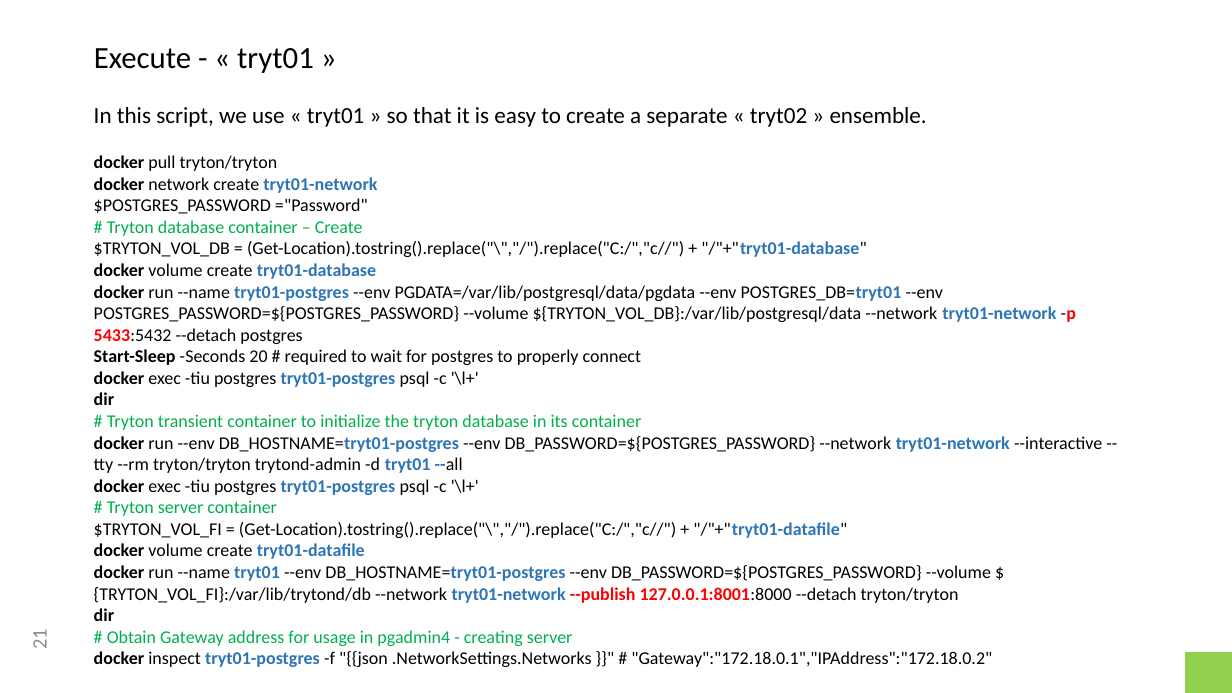
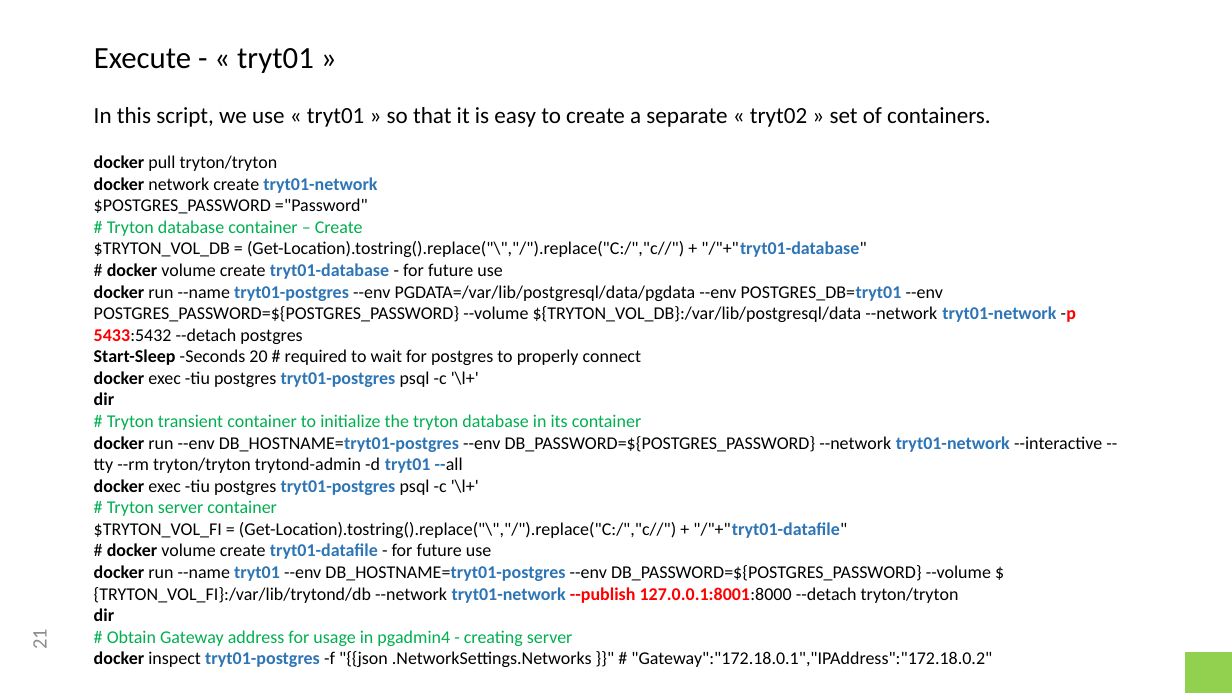
Before and after one commit to clixwise/tryton-by-example, a slide deck: slide 21 of Tryton 5.8 - Doc 00.01 - Installation & administration.pptx. Drawn at 1232x693 pixels with LibreOffice and Linux fonts; fonts in the diff are those of the drawing. Boxes give left, top, right and bottom in pixels: in the first picture for what was removed or moved away, otherwise in the second. Text is boxed around its words. In the diff, an @@ line names an element or a change of style, - is before the commit and + after.

```diff
--- a/Tryton 5.8 - Doc 00.01 - Installation & administration.pptx
+++ b/Tryton 5.8 - Doc 00.01 - Installation & administration.pptx
@@ text at [94,107,991,127]: text changed @@
-In this script, we use « tryt01 » so that it is easy to create a separate « tryt02 » ensemble.
+In this script, we use « tryt01 » so that it is easy to create a separate « tryt02 » set of containers.
@@ text at [94,198,866,279]: text changed @@
-$POSTGRES_PASSWORD ="Password"
-# Tryton database container – Create
-$TRYTON_VOL_DB = (Get-Location).tostring().replace("\","/").replace("C:/","c//") + "/"+"tryt01-database"
-docker volume create tryt01-database
+$POSTGRES_PASSWORD ="Password"
+# Tryton database container – Create
+$TRYTON_VOL_DB = (Get-Location).tostring().replace("\","/").replace("C:/","c//") + "/"+"tryt01-database"
+# docker volume create tryt01-database - for future use
@@ text at [94,500,847,559]: text changed @@
-# Tryton server container
-$TRYTON_VOL_FI = (Get-Location).tostring().replace("\","/").replace("C:/","c//") + "/"+"tryt01-datafile"
-docker volume create tryt01-datafile
+# Tryton server container
+$TRYTON_VOL_FI = (Get-Location).tostring().replace("\","/").replace("C:/","c//") + "/"+"tryt01-datafile"
+# docker volume create tryt01-datafile - for future use
```
Also in this commit, not shown: 3 other files.
